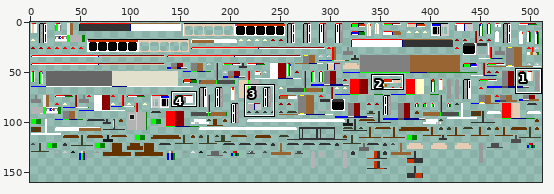
Edited in one commit: sprite sheet (src/main/resources/assets/tramsim/textures/trams/kawasaki_white.png). Above, an overview of the earlier version with the close-up marked.
Close-up. The starting point:
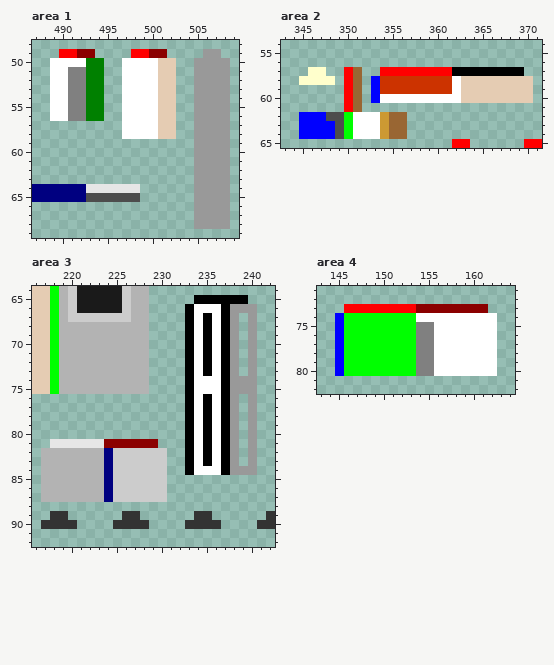
The file is 512x256 pixels. Shown: area 1: x 487..509, y 48..69; area 2: x 343..371, y 54..65; area 3: x 216..242, y 64..92; area 4: x 143..164, y 71..82. The wide view leaves out empty margins. The commit also changed other parts of the picture, which this record leaves out.
The result:
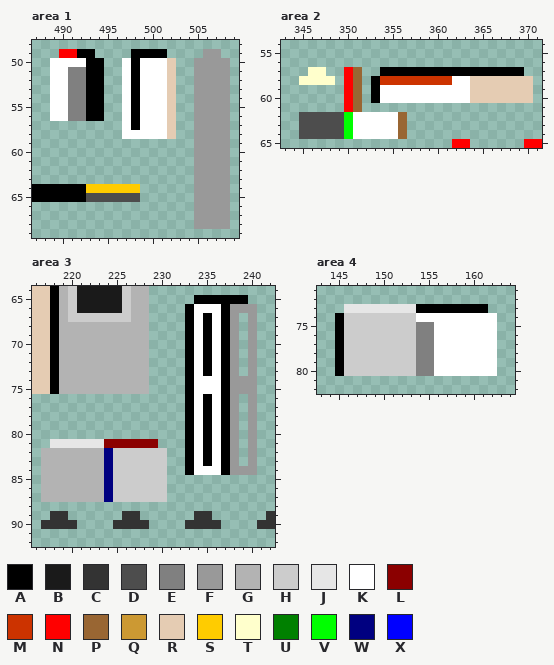
Palette (. is transparent): A #000000  B #1a1a1a  C #333333  D #4d4d4d  E #808080  F #999999  G #b3b3b3  H #cccccc  J #e6e6e6  K #ffffff  L #8b0000  M #cc3300  N #ff0000  P #996633  Q #cc9933  R #e5ccb3  S #ffcc00  T #ffffcc  U #008000  V #00ff00  W #000080  X #0000ff
Edits made:
Changed rows in their new state; - is an unchanged pixel.
Area 1:
first column x 492:
49 AA----AAAA
50 -AA---A--K
51 -AA---A--K
52 -AA---A--K
53 -AA---A--K
54 -AA---A--K
55 -AA---A--K
56 -AA---A--K
57 ------A--K
58 ---------K
first column x 487:
64 AAAAAASSSSSS
65 AAAAAA------
Area 2:
first column x 345:
57 ---------AAAAAAAA--
58 --------A---------K
59 --------AKKKKKKKK-K
60 --------A---------K
62 DDD------KK--------
63 DDDD-----KK--------
64 DDDD-----KK--------
Area 3:
first column x 218:
64 A
65 A
66 A
67 A
68 A
69 A
70 A
71 A
72 A
73 A
74 A
75 A
Area 4:
first column x 145:
73 -JJJJJJJJAAAAAAAA
74 AHHHHHHHH--------
75 AHHHHHHHH--------
76 AHHHHHHHH--------
77 AHHHHHHHH--------
78 AHHHHHHHH--------
79 AHHHHHHHH--------
80 AHHHHHHHH--------
